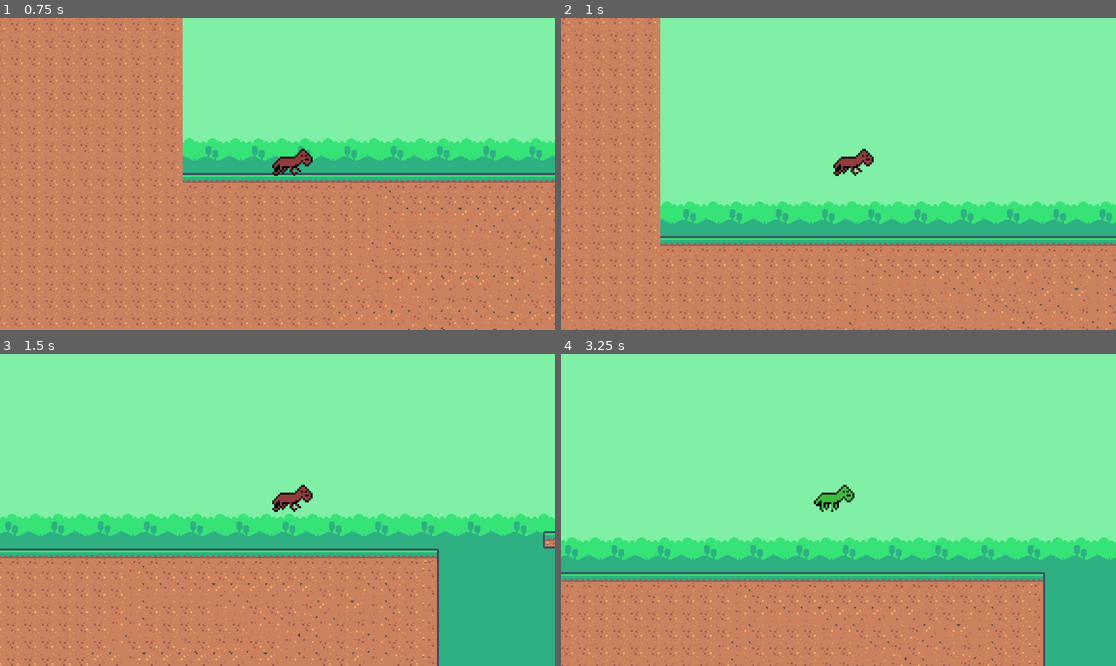
Above: before the commit, frames 1-4 (two rows, left to right).
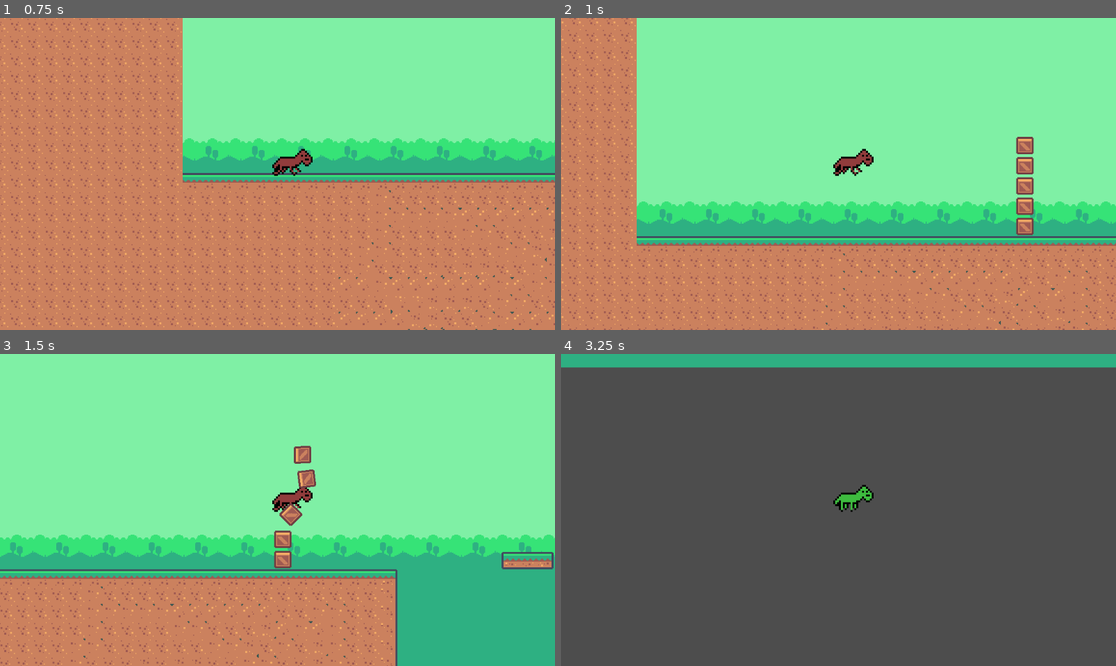
Above: after the commit, the same moments.

Repository: TediKoi/BigModeProject
Game: Godot game, scene res://Scenes/main.tscn
Same seed, same stepped clock (60 frames per second), same inputs: the game is played once before the commit and once after it.
Inputs (mouse positions are in pixels of both pictures, inside the frame that each line leads up to):
- Up to frame 1 (0.75 s): move the mouse to (399, 158) at 0.52 s; hold D (move_right) from 0.53 s (still down); hold Shift (sprint) from 0.53 s (still down)
- Up to frame 2 (1 s): keep holding D (move_right); keep holding Shift (sprint); tap Space (jump) at 0.77 s; right-click (960, 158) at 0.8 s
- Up to frame 3 (1.5 s): keep holding D (move_right); tap Space (jump) at 1.07 s; move the mouse to (166, 525) at 1.27 s; release Shift (sprint) at 1.28 s; right-click (166, 525) at 1.35 s
- Up to frame 4 (3.25 s): tap Space (jump) at 1.52, 1.55, 1.82, 2.1, 3.02 s; move the mouse to (894, 441) at 2.02 s; release D (move_right) at 2.03 s; hold A (move_left) 2.03-2.78 s; hold Shift (sprint) 2.03-2.78 s; move the mouse to (810, 572) at 2.77 s; hold D (move_right) from 2.78 s (still down); tap Q (change_mode) at 2.85 s; right-click (810, 572) at 3.05 s

Frame 1 is identical in both runs. In frame 2, 9.7% of the frame differs, in the area x 0-100%, y 0-100%; in frame 3, 23%; in frame 4, 99%.

Commit message:
added bashing thru walls

Diff:
--- /dev/null
+++ b/Scenes/Abilities/Bash.gd
@@ -0,0 +1,10 @@
+extends Node
+
+@onready var timer = $Timer
+
+func start_bash(duration):
+	timer.wait_time = duration
+	timer.start()
+
+func is_bashing():
+	return !timer.is_stopped()
--- /dev/null
+++ b/Scenes/Abilities/bash.tscn
@@ -0,0 +1,9 @@
+[gd_scene load_steps=2 format=3 uid="uid://dxca6ebt8xy80"]
+
+[ext_resource type="Script" path="res://Scenes/Abilities/Bash.gd" id="1_xqs6s"]
+
+[node name="Bash" type="Node"]
+script = ExtResource("1_xqs6s")
+
+[node name="Timer" type="Timer" parent="."]
+one_shot = true
--- /dev/null
+++ b/Scenes/Objects/box.gd
@@ -0,0 +1,16 @@
+extends Node2D
+
+@onready var area_2d = $Area2D
+@onready var animation_player = $AnimationPlayer
+@onready var gpu_particles_2d = $GPUParticles2D
+@onready var collision_shape_2d = $CollisionShape2D
+
+func _ready():
+	gpu_particles_2d.emitting = false
+
+func _on_area_2d_body_entered(body):
+	if body.is_in_group("player") and body.bash.is_bashing():
+		area_2d.visible = false
+		animation_player.play("box_destroy")
+		if is_instance_valid(collision_shape_2d):
+			collision_shape_2d.queue_free()
--- /dev/null
+++ b/Scenes/Objects/box.tscn
@@ -0,0 +1,114 @@
+[gd_scene load_steps=11 format=3 uid="uid://bbbgnovbllg38"]
+
+[ext_resource type="Script" path="res://Scenes/Objects/box.gd" id="1_dxj75"]
+[ext_resource type="Texture2D" uid="uid://reajiyrussuv" path="res://Scenes/Objects/box.png" id="1_vis5v"]
+
+[sub_resource type="Animation" id="Animation_xhnhg"]
+resource_name = "box_destroy"
+tracks/0/type = "value"
+tracks/0/imported = false
+tracks/0/enabled = true
+tracks/0/path = NodePath("GPUParticles2D:emitting")
+tracks/0/interp = 2
+tracks/0/loop_wrap = true
+tracks/0/keys = {
+"times": PackedFloat32Array(0),
+"transitions": PackedFloat32Array(1),
+"update": 1,
+"values": [true]
+}
+tracks/1/type = "method"
+tracks/1/imported = false
+tracks/1/enabled = true
+tracks/1/path = NodePath(".")
+tracks/1/interp = 1
+tracks/1/loop_wrap = true
+tracks/1/keys = {
+"times": PackedFloat32Array(1),
+"transitions": PackedFloat32Array(1),
+"values": [{
+"args": [],
+"method": &"queue_free"
+}]
+}
+
+[sub_resource type="Animation" id="Animation_wxvtt"]
+length = 0.001
+tracks/0/type = "value"
+tracks/0/imported = false
+tracks/0/enabled = true
+tracks/0/path = NodePath("GPUParticles2D:emitting")
+tracks/0/interp = 1
+tracks/0/loop_wrap = true
+tracks/0/keys = {
+"times": PackedFloat32Array(0),
+"transitions": PackedFloat32Array(1),
+"update": 1,
+"values": [true]
+}
+
+[sub_resource type="AnimationLibrary" id="AnimationLibrary_fvlx4"]
+_data = {
+"RESET": SubResource("Animation_wxvtt"),
+"box_destroy": SubResource("Animation_xhnhg")
+}
+
+[sub_resource type="Curve" id="Curve_j5dfv"]
+_data = [Vector2(0, 1), 0.0, 0.0, 0, 0, Vector2(0.739496, 1), 0.0, 0.0, 0, 0, Vector2(1, 0), 0.0, 0.0, 0, 0]
+point_count = 3
+
+[sub_resource type="CurveTexture" id="CurveTexture_d3a0h"]
+curve = SubResource("Curve_j5dfv")
+
+[sub_resource type="ParticleProcessMaterial" id="ParticleProcessMaterial_n2tja"]
+particle_flag_disable_z = true
+direction = Vector3(1, -1, 0)
+spread = 20.0
+gravity = Vector3(0, 98, 0)
+initial_velocity_min = 100.0
+initial_velocity_max = 400.0
+angular_velocity_min = 800.0
+angular_velocity_max = 1000.0
+orbit_velocity_min = 0.0
+orbit_velocity_max = 0.0
+scale_curve = SubResource("CurveTexture_d3a0h")
+
+[sub_resource type="RectangleShape2D" id="RectangleShape2D_uis8f"]
+
+[sub_resource type="RectangleShape2D" id="RectangleShape2D_s3thb"]
+size = Vector2(24, 20)
+
+[node name="Box" type="StaticBody2D"]
+position = Vector2(0, -9)
+collision_layer = 2
+collision_mask = 0
+script = ExtResource("1_dxj75")
+
+[node name="AnimationPlayer" type="AnimationPlayer" parent="."]
+reset_on_save = false
+libraries = {
+"": SubResource("AnimationLibrary_fvlx4")
+}
+
+[node name="GPUParticles2D" type="GPUParticles2D" parent="."]
+amount = 1
+process_material = SubResource("ParticleProcessMaterial_n2tja")
+texture = ExtResource("1_vis5v")
+one_shot = true
+fixed_fps = 60
+
+[node name="CollisionShape2D" type="CollisionShape2D" parent="."]
+shape = SubResource("RectangleShape2D_uis8f")
+
+[node name="Area2D" type="Area2D" parent="."]
+collision_layer = 0
+collision_mask = 2
+monitorable = false
+
+[node name="Sprite2D" type="Sprite2D" parent="Area2D"]
+texture = ExtResource("1_vis5v")
+
+[node name="CollisionShape2D" type="CollisionShape2D" parent="Area2D"]
+shape = SubResource("RectangleShape2D_s3thb")
+
+[connection signal="body_entered" from="Area2D" to="." method="_on_area_2d_body_entered"]
--- a/Scenes/Player/player.gd
+++ b/Scenes/Player/player.gd
@@ -1,8 +1,11 @@
 extends CharacterBody2D
 class_name Player
 
-const MAX_SPEED = 200
+var MAX_SPEED = 200
+const SPRINT_SPEED = 400
+const BASH_DURATION = 0.2
 const JUMP_VELOCITY = -400.0
+const LEAP_VELOCITY = -600.0
 const ACCELERATION = 100
 
 var direction = 0
@@ -12,6 +15,7 @@
 
 @onready var sprite_donkey = $Sprite2DDonkey
 @onready var sprite_toad = $Sprite2DToad
+@onready var bash = $Bash
 
 func _ready():
 	sprite_toad.visible = false
@@ -24,6 +28,7 @@
 		velocity.x = move_toward(velocity.x, 0, 10)
 	jumping()
 	moving()
+	bashing()
 	mode()
 	move_and_slide()
 
@@ -37,13 +42,15 @@
 		sprite_toad.flip_h = true
 		sprite_donkey.flip_h = true
 
+func bashing():
+	if Input.is_action_just_pressed("bash") and isDonkey:
+		bash.start_bash(BASH_DURATION)
+	if bash.is_bashing():
+		velocity.x = direction * 500
+
+
 func sprint_accelerate():
-	var isRight = direction > 0
-	var isLeft = direction < 0
-	if isRight:
-		velocity.x = move_toward(velocity.x, MAX_SPEED + 200, 20)
-	if isLeft:
-		velocity.x = move_toward(velocity.x, -MAX_SPEED - 200, 20)
+	velocity.x = move_toward(velocity.x, direction * SPRINT_SPEED, 20)
 
 func moving():
 	direction = Input.get_axis("move_left", "move_right")
@@ -56,12 +63,7 @@
 		velocity.x = move_toward(velocity.x, 0, 30)
 
 func accelerate():
-	var isRight = direction > 0
-	var isLeft = direction < 0
-	if isRight:
-		velocity.x = move_toward(velocity.x, MAX_SPEED, 20)
-	if isLeft:
-		velocity.x = move_toward(velocity.x, -MAX_SPEED, 20)
+	velocity.x = move_toward(velocity.x, direction * MAX_SPEED, 20)
 
 func animations():
 	#Animations
@@ -77,10 +79,11 @@
 			sprite_toad.animation = "default"
 
 
-
 func jumping():
-	if Input.is_action_just_pressed("jump") and is_on_floor():
+	if Input.is_action_just_pressed("jump") and is_on_floor() and isDonkey:
 		velocity.y = JUMP_VELOCITY
+	elif Input.is_action_just_pressed("jump") and is_on_floor() and !isDonkey:
+		velocity.y = LEAP_VELOCITY
 
 
 func mode():
--- a/Scenes/Player/player.tscn
+++ b/Scenes/Player/player.tscn
@@ -1,8 +1,9 @@
-[gd_scene load_steps=11 format=3 uid="uid://cp6iiamcdfjuj"]
+[gd_scene load_steps=12 format=3 uid="uid://cp6iiamcdfjuj"]
 
 [ext_resource type="Texture2D" uid="uid://7bh5brl2u8f8" path="res://Scenes/Player/donkey_idle.png" id="1_d5ei7"]
 [ext_resource type="Script" path="res://Scenes/Player/player.gd" id="1_g10hy"]
 [ext_resource type="Texture2D" uid="uid://b1ayq3gfmekhy" path="res://Scenes/Player/donkeytoad_idle.png" id="2_017r3"]
+[ext_resource type="PackedScene" uid="uid://dxca6ebt8xy80" path="res://Scenes/Abilities/bash.tscn" id="2_rcc8n"]
 [ext_resource type="Texture2D" uid="uid://ce0ws4tss0bo8" path="res://Scenes/Player/donkey_walk.png" id="3_p70yk"]
 [ext_resource type="Texture2D" uid="uid://bbx0ptpxg61r" path="res://Scenes/Player/donkeytoad_walk.png" id="3_xvfhl"]
 
@@ -63,7 +64,11 @@
 
 [node name="Player" type="CharacterBody2D" groups=["player"]]
 scale = Vector2(2, 2)
+collision_layer = 2
+collision_mask = 3
 script = ExtResource("1_g10hy")
+
+[node name="Bash" parent="." instance=ExtResource("2_rcc8n")]
 
 [node name="Sprite2DToad" type="AnimatedSprite2D" parent="."]
 position = Vector2(0, 1)
--- a/Scenes/main.tscn
+++ b/Scenes/main.tscn
@@ -1,22 +1,23 @@
-[gd_scene load_steps=7 format=3 uid="uid://clr4wsrs3i4q0"]
+[gd_scene load_steps=8 format=3 uid="uid://clr4wsrs3i4q0"]
 
 [ext_resource type="Script" path="res://Scenes/main.gd" id="1_efai5"]
 [ext_resource type="PackedScene" uid="uid://cp6iiamcdfjuj" path="res://Scenes/Player/player.tscn" id="1_p6ra6"]
 [ext_resource type="PackedScene" uid="uid://dmyghrfrkqg37" path="res://Scenes/Components/mode_component.tscn" id="2_1fe85"]
 [ext_resource type="TileSet" uid="uid://cdjem8306xcp" path="res://Assets/background.tres" id="2_4wv81"]
 [ext_resource type="TileSet" uid="uid://cu8c7ebhfcrnt" path="res://Assets/foreground.tres" id="2_m0off"]
+[ext_resource type="PackedScene" uid="uid://bbbgnovbllg38" path="res://Scenes/Objects/box.tscn" id="4_pm223"]
 
 [sub_resource type="GDScript" id="GDScript_slkew"]
 
 [node name="Main" type="Node"]
 script = ExtResource("1_efai5")
 
-[node name="ModeComponent" parent="." groups=["mode"] instance=ExtResource("2_1fe85")]
-
 [node name="Background" type="TileMap" parent="."]
 tile_set = ExtResource("2_4wv81")
 format = 2
 layer_0/tile_data = PackedInt32Array(-196612, 393216, 0, -196611, 458752, 0, -131076, 393216, 0, -131075, 458752, 0, -6 …(194559 unchanged characters)…
+
+[node name="ModeComponent" parent="." groups=["mode"] instance=ExtResource("2_1fe85")]
 
 [node name="Foreground" type="TileMap" parent="."]
 tile_set = ExtResource("2_m0off")
@@ -26,6 +27,21 @@
 [node name="Player" parent="." instance=ExtResource("1_p6ra6")]
 position = Vector2(-3, 220)
 
+[node name="Box" parent="." instance=ExtResource("4_pm223")]
+position = Vector2(313, 251)
+
+[node name="Box2" parent="." instance=ExtResource("4_pm223")]
+position = Vector2(313, 272)
+
+[node name="Box3" parent="." instance=ExtResource("4_pm223")]
+position = Vector2(313, 293)
+
+[node name="Box4" parent="." instance=ExtResource("4_pm223")]
+position = Vector2(313, 314)
+
+[node name="Box5" parent="." instance=ExtResource("4_pm223")]
+position = Vector2(313, 230)
+
 [node name="Camera2D" type="Camera2D" parent="."]
 zoom = Vector2(2, 2)
 drag_horizontal_enabled = true
--- a/project.godot
+++ b/project.godot
@@ -42,10 +42,16 @@
 "events": [Object(InputEventKey,"resource_local_to_scene":false,"resource_name":"","device":-1,"window_id":0,"alt_pressed":false,"shift_pressed":false,"ctrl_pressed":false,"meta_pressed":false,"pressed":false,"keycode":0,"physical_keycode":81,"key_label":0,"unicode":113,"echo":false,"script":null)
 ]
 }
+bash={
+"deadzone": 0.5,
+"events": [Object(InputEventMouseButton,"resource_local_to_scene":false,"resource_name":"","device":-1,"window_id":0,"alt_pressed":false,"shift_pressed":false,"ctrl_pressed":false,"meta_pressed":false,"button_mask":2,"position":Vector2(161, 16),"global_position":Vector2(165, 59),"factor":1.0,"button_index":2,"canceled":false,"pressed":true,"double_click":false,"script":null)
+]
+}
 
 [layer_names]
 
 2d_physics/layer_1="ground"
+2d_physics/layer_2="Player"
 
 [rendering]
 
Binary file added: Scenes/Objects/box.png
Not shown, added: Scenes/Objects/box.png.import
